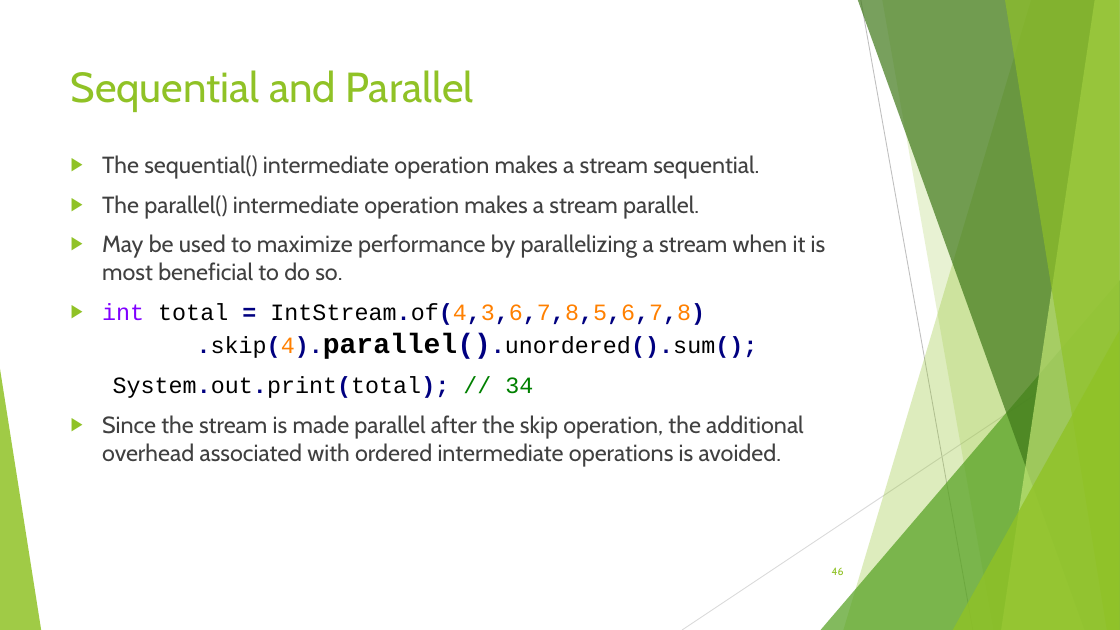
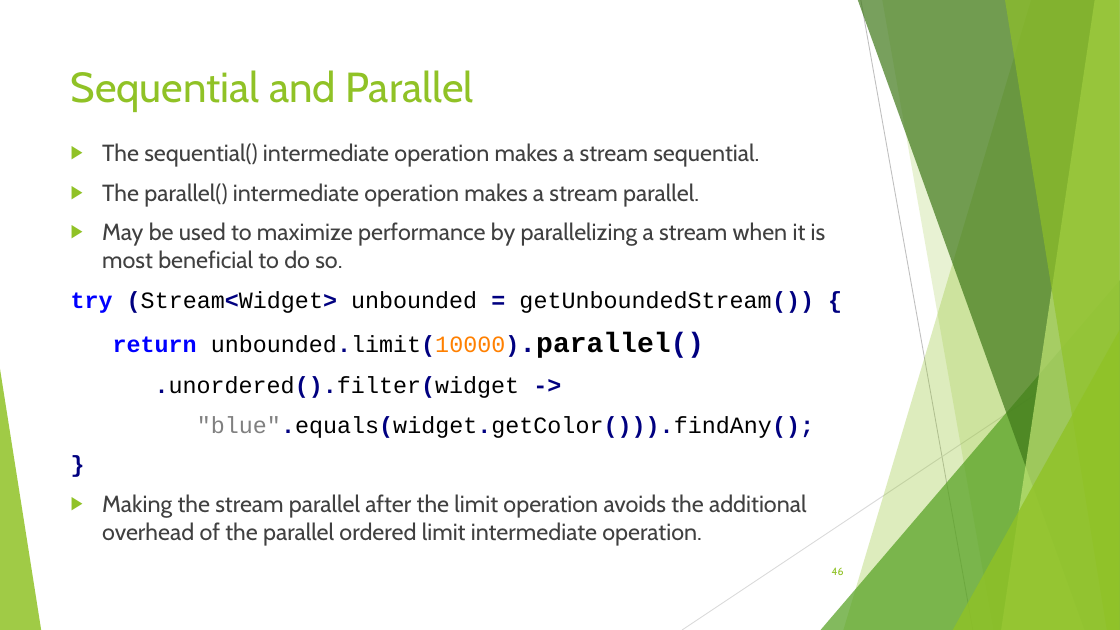
Before and after one commit to RichardRoda/2017-CodePaLOUsa-Lambda, a slide deck: slide 46 of Learning to Love the Lambda in the Stream.pptx. Drawn at 1120x630 pixels with LibreOffice and Linux fonts; fonts in the diff are those of the drawing. Boxes give left, top, right and bottom in pixels: in the first picture for what was removed or moved away, otherwise in the second. Text is boxed around its words. In the diff, an @@ line names an element or a change of style, - is before the commit and + after.

Commit message:
Improve the sequential and parallel intermediate function slide by giving an example of applying the parallel().unordered() combination of functions after the limit operation used in the safe unbounded processing example.

```diff
--- a/Learning to Love the Lambda in the Stream.pptx
+++ b/Learning to Love the Lambda in the Stream.pptx
@@ text "The sequential() intermediate operation makes ...": place and size @@
-text "The sequential() intermediate operation makes ..." at [102, 155, 826, 467]
+text "The sequential() intermediate operation makes ..." at [71, 143, 826, 546]
@@ text at [71, 291, 814, 546]: text changed; font Cabin to Courier New @@
-▶ int total = IntStream.of(4,3,6,7,8,5,6,7,8) .skip(4).parallel().unordered().sum();
-System.out.print(total); // 34
-▶ Since the stream is made parallel after the skip operation, the additional overhead associated with ordered intermediate operations is avoided.
+try (Stream<Widget> unbounded = getUnboundedStream()) {
+return unbounded.limit(10000).parallel()
+.unordered().filter(widget ->
+"blue".equals(widget.getColor())).findAny();
+}
+▶ Making the stream parallel after the limit operation avoids the additional overhead of the parallel ordered limit intermediate operation.
```
Also in this commit, not shown: 1 other file.
